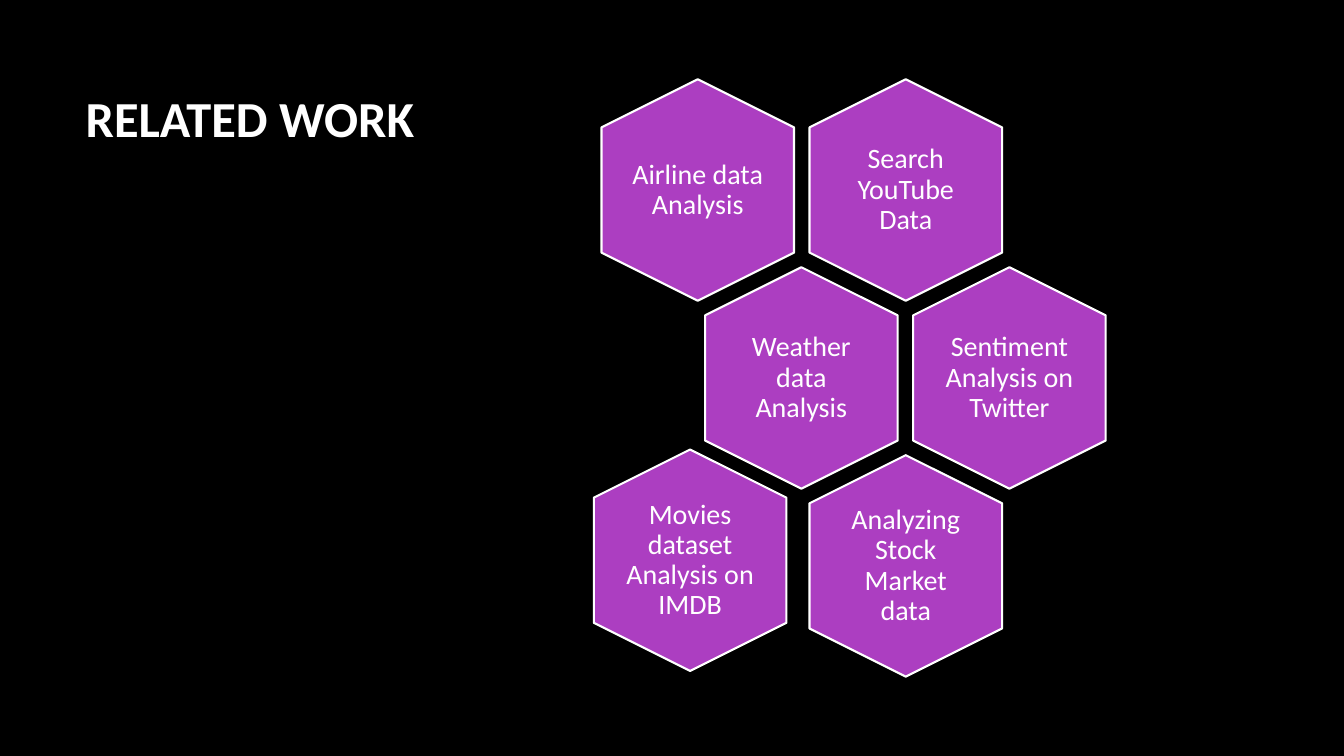
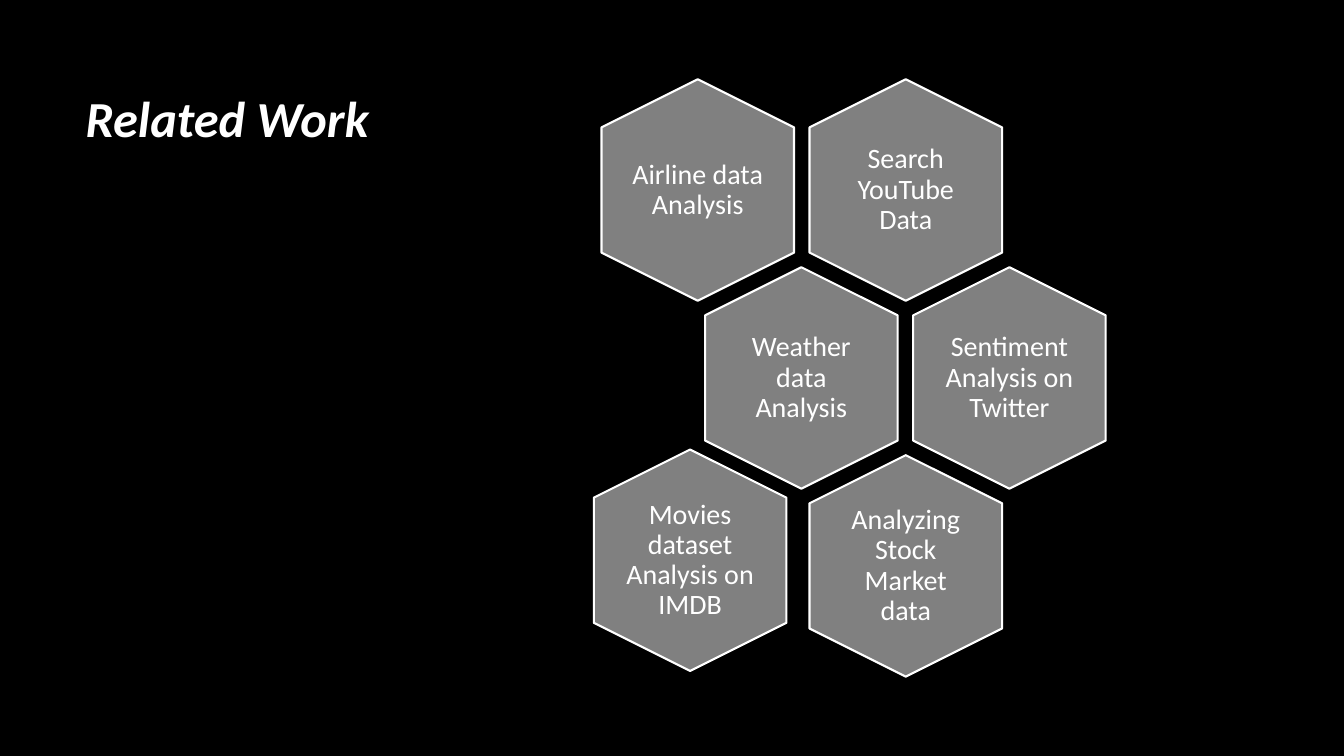
Before and after one commit to EvanGrill/CS436_Big_Data_Systems, a slide deck: slide 4 of doc/Bigdataproposal.pptx. Drawn at 1344x756 pixels with LibreOffice and Linux fonts; fonts in the diff are those of the drawing; background and template pictures are left out. Boxes give left, top, right and bottom in pixels: in the first picture for what was removed or moved away, otherwise in the second. Text is boxed around its words. In the diff, an @@ line names an element or a change of style, - is before the commit and + after.

```diff
--- a/doc/Bigdataproposal.pptx
+++ b/doc/Bigdataproposal.pptx
@@ hexagon at <box>601,79,794,301</box>: fill #AC3EC1 to #808080; shadow on @@
@@ title at <box>86,101,369,138</box>: text changed; italic on @@
-RELATED WORK
+Related Work
@@ fill #AC3EC1 to #808080 in 5 elements at <box>810,79,1003,301</box>, <box>705,267,898,488</box>, <box>914,267,1107,488</box>, <box>810,455,1003,677</box>, <box>594,449,787,671</box> @@
```
Also in this commit, not shown: 7 other slides changed, 3 slides added, 3 slides removed.
